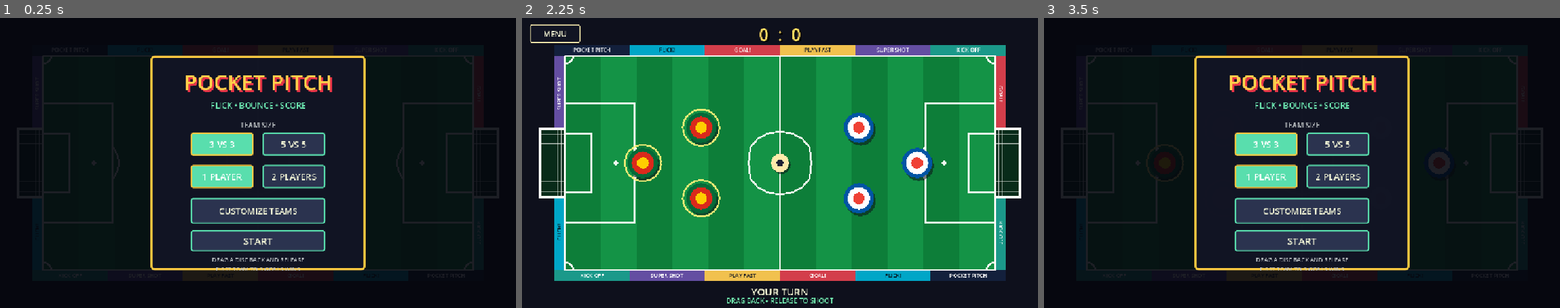
Above: before the commit, frames 1-3 (left to right).
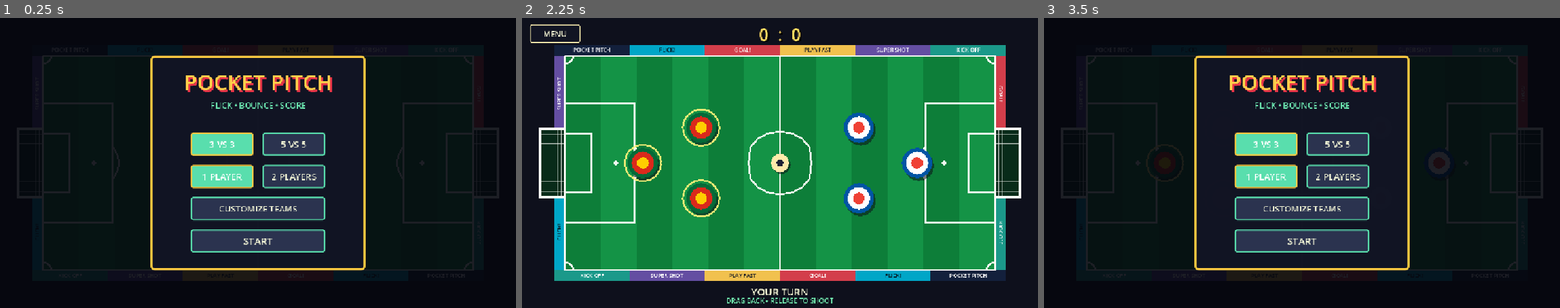
Above: after the commit, the same moments.

Repository: thokem74/3-vs-3
Game: Godot game, scene res://scenes/main.tscn
The game is run twice, just before and just after one commit, with the same random seed, the same clock (stepped at 60 frames per second) and the same inputs.
Inputs:
- Up to frame 1 (0.25 s): no input
- Up to frame 2 (2.25 s): click "1 PLAYER" at 0.5 s; click "1 PLAYER" at 1.25 s; click "START" at 2 s
- Up to frame 3 (3.5 s): click "MENU" at 2.75 s

The runs differ from the first frame. In frame 1, 1.6% of the frame differs, in the area x 36-64%, y 36-88%; in frame 2, nothing differs; in frame 3, 1.6%.

Commit message:
menu edited

Diff:
--- a/scenes/main.tscn
+++ b/scenes/main.tscn
@@ -662,16 +662,6 @@
 text = "FLICK • BOUNCE • SCORE"
 horizontal_alignment = 1
 
-[node name="TeamSizeLabel" type="Label" parent="Interface/Menu/Panel"]
-offset_left = 90.0
-offset_top = 143.0
-offset_right = 390.0
-offset_bottom = 169.0
-theme_override_colors/font_color = Color(0.73, 0.75, 0.76, 1)
-theme_override_font_sizes/font_size = 16
-text = "TEAM SIZE"
-horizontal_alignment = 1
-
 [node name="ThreeVsThree" type="Button" parent="Interface/Menu/Panel"]
 offset_left = 90.0
 offset_top = 172.0
@@ -736,9 +726,9 @@
 
 [node name="CustomizeTeams" type="Button" parent="Interface/Menu/Panel"]
 offset_left = 90.0
-offset_top = 318.0
+offset_top = 316.0
 offset_right = 390.0
-offset_bottom = 376.0
+offset_bottom = 368.0
 theme_override_colors/font_color = Color(0.95, 0.96, 0.84, 1)
 theme_override_colors/font_hover_color = Color(0.06, 0.08, 0.12, 1)
 theme_override_font_sizes/font_size = 19
@@ -749,9 +739,9 @@
 
 [node name="Start" type="Button" parent="Interface/Menu/Panel"]
 offset_left = 90.0
-offset_top = 390.0
+offset_top = 388.0
 offset_right = 390.0
-offset_bottom = 438.0
+offset_bottom = 440.0
 theme_override_colors/font_color = Color(0.95, 0.96, 0.84, 1)
 theme_override_colors/font_hover_color = Color(0.06, 0.08, 0.12, 1)
 theme_override_font_sizes/font_size = 22
@@ -759,16 +749,6 @@
 theme_override_styles/hover = SubResource("Style_button_hover")
 theme_override_styles/pressed = SubResource("Style_button_hover")
 text = "START"
-
-[node name="Rules" type="Label" parent="Interface/Menu/Panel"]
-offset_left = 48.0
-offset_top = 447.0
-offset_right = 432.0
-offset_bottom = 475.0
-theme_override_colors/font_color = Color(0.73, 0.75, 0.76, 1)
-theme_override_font_sizes/font_size = 13
-text = "DRAG A DISC BACK AND RELEASE\nFIRST TEAM TO 3 GOALS WINS"
-horizontal_alignment = 1
 
 [node name="TeamCustomization" type="Control" parent="Interface"]
 visible = false
